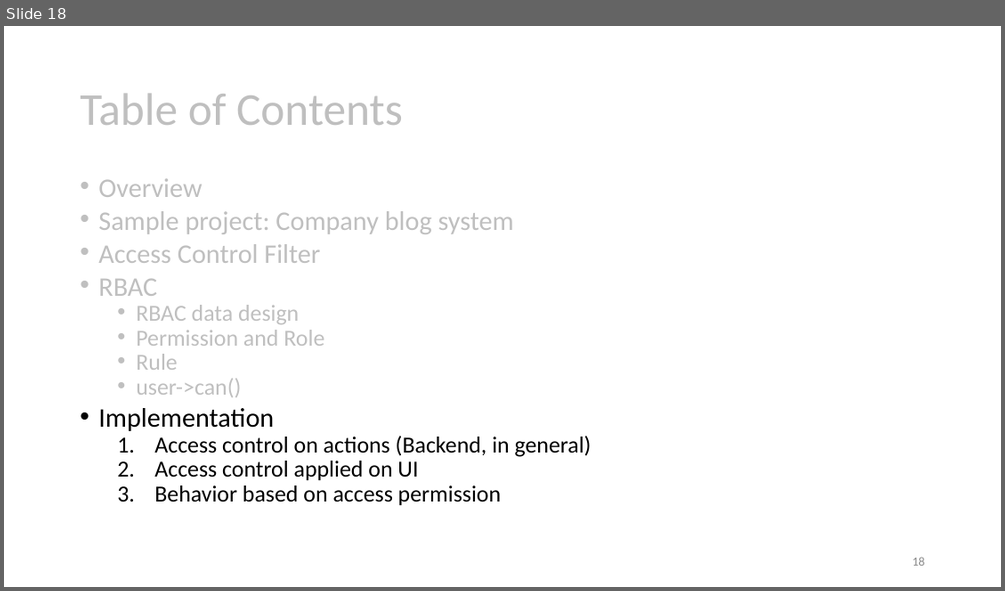
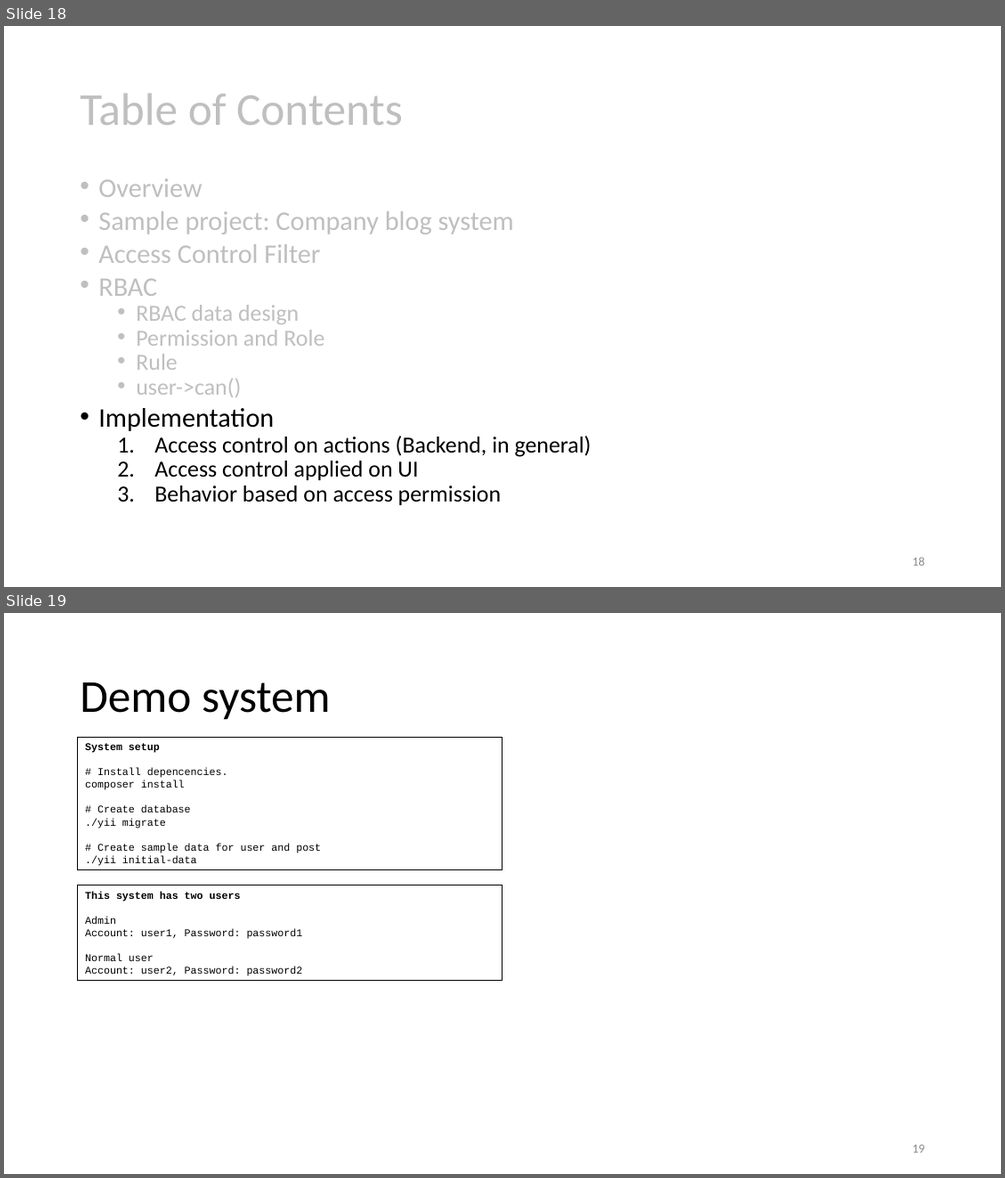
Before and after one commit to umbalaconmeogia/yii2-rbac-tutorial, a slide deck: docs/tutorial/Yii2RbacTutorial.pptx. Shown one above the other, each under a label of ours: slide 18 before the commit, slides 18 and 19 after it. The pictures are 1005x591 and 1005x1178 pixels, drawn with LibreOffice and Linux fonts; fonts in the diff are those of the drawing. Boxes give left, top, right and bottom in pixels: in the first picture for what was removed or moved away, otherwise in the second. Text is boxed around its words. In the diff, an @@ line names an element or a change of style, - is before the commit and + after.

```diff
--- a/docs/tutorial/Yii2RbacTutorial.pptx
+++ b/docs/tutorial/Yii2RbacTutorial.pptx
@@ slide 19 added at [4, 613, 1001, 1174], background #FFFFFF @@
@@ title added at [80, 682, 331, 720], 44 pt, text #000000 @@
+Demo system
@@ rectangle added at [78, 737, 502, 870], outline #000000 0.75 pt, 10 pt, text #000000 @@
+System setup
+# Install depencencies.
+composer install
+# Create database
+./yii migrate
+# Create sample data for user and post
+./yii initial-data
@@ rectangle added at [78, 885, 502, 981], outline #000000 0.75 pt, 10 pt, text #000000 @@
+This system has two users
+Admin
+Account: user1, Password: password1
+Normal user
+Account: user2, Password: password2
@@ page number added at [912, 1144, 924, 1152], 12 pt, text #8C8C8C @@
+19
```
Also in this commit, not shown: 1 slide changed, 3 other slides added, 5 other files.
